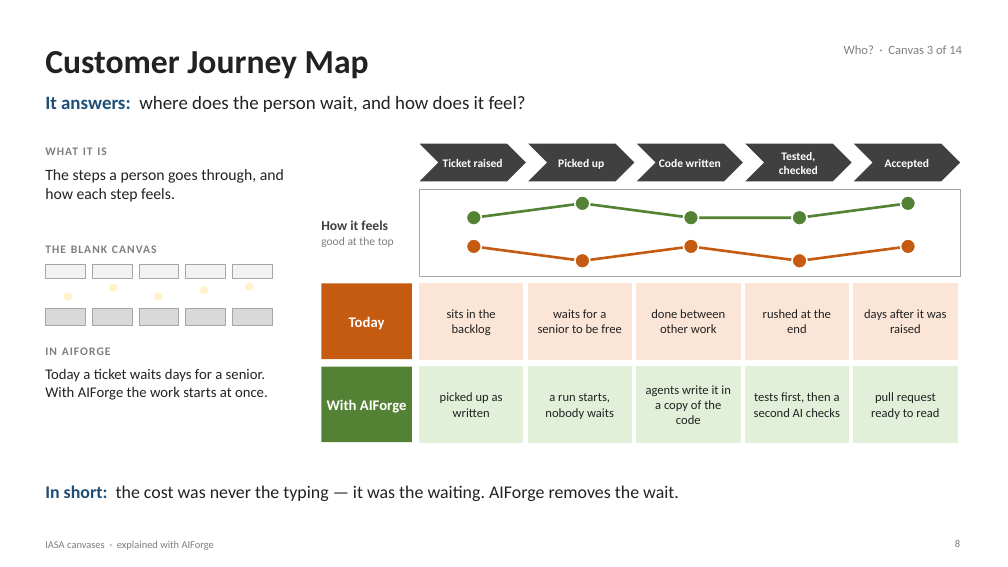
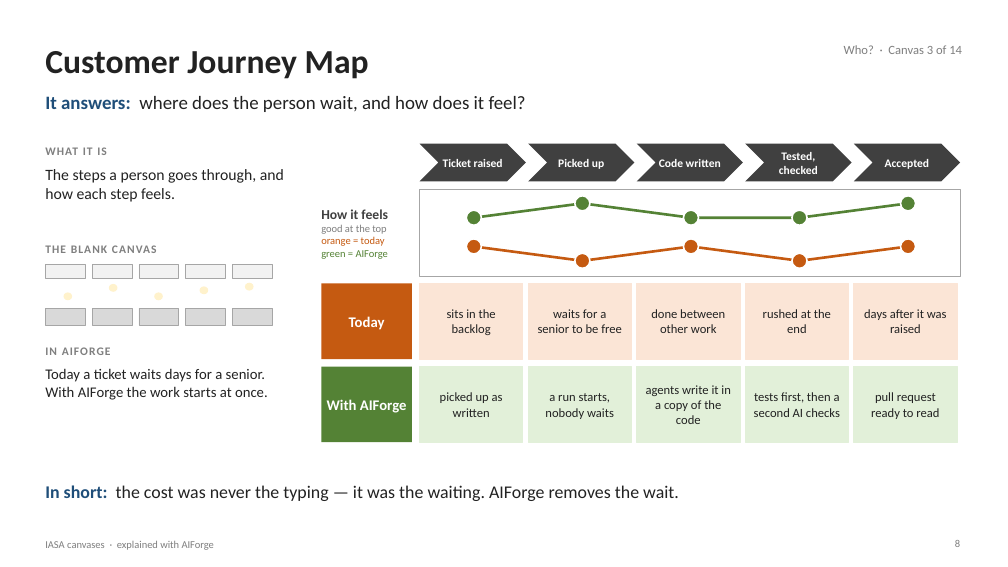
Before and after one commit to Manikanta-Reddy-Pasala/tools, a slide deck: slide 8 of course/iasa-aiforge/IASA-Canvases-with-AIForge.pptx. Drawn at 1008x567 pixels with LibreOffice and Linux fonts; fonts in the diff are those of the drawing. Boxes give left, top, right and bottom in pixels: in the first picture for what was removed or moved away, otherwise in the second. Text is boxed around its words. In the diff, an @@ line names an element or a change of style, - is before the commit and + after.

```diff
--- a/course/iasa-aiforge/IASA-Canvases-with-AIForge.pptx
+++ b/course/iasa-aiforge/IASA-Canvases-with-AIForge.pptx
@@ text at bbox=[321, 236, 388, 259]: paragraphs added @@
+orange = today
+green = AIForge
@@ text at bbox=[321, 225, 386, 234]: size 11 to 10 pt in "good at the top" @@
```
Also in this commit, not shown: 11 other slides changed, 2 other files.
